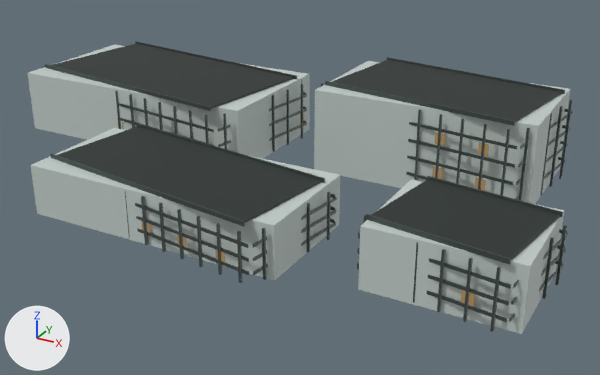
An edit to the glTF model landmarks/assets/mixc.glb, drawn before and after from the same camera.
Both versions are drawn from a camera (50 mm lens) standing at (112.0, -213.0, 104.0) and looking at (-3.0, -4.0, -1.0). Arrows for +X, +Y and +Z are at lower left; the lights stay in place. The first picture is the older version.

The first picture shows 'envelope', 'fins', 'floor_bands', 'night_windows', 'parapet', 'roof_deck'.
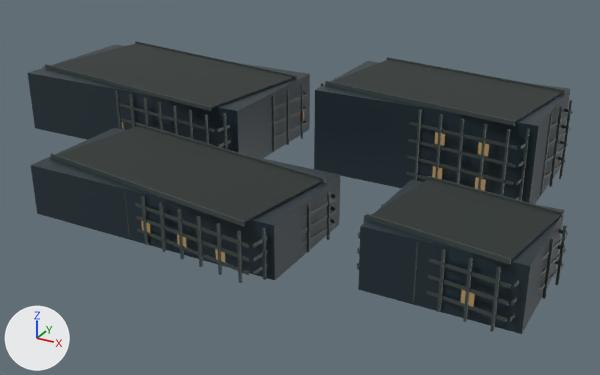
The change, as a list of edits to the scene's bpy script:
```text
Change mat_glass:
    mat_glass.base_color: (0.558, 0.631, 0.604) -> (0.0176, 0.0343, 0.0452)  # light grey #c5d0cc -> dark blue #24343c
```

Boxes (x1, y1, x2, y2) around the edits, measured in the pictures (600 x 375 px):
'envelope', recoloured (darker)
    both: (28, 44, 570, 334)
